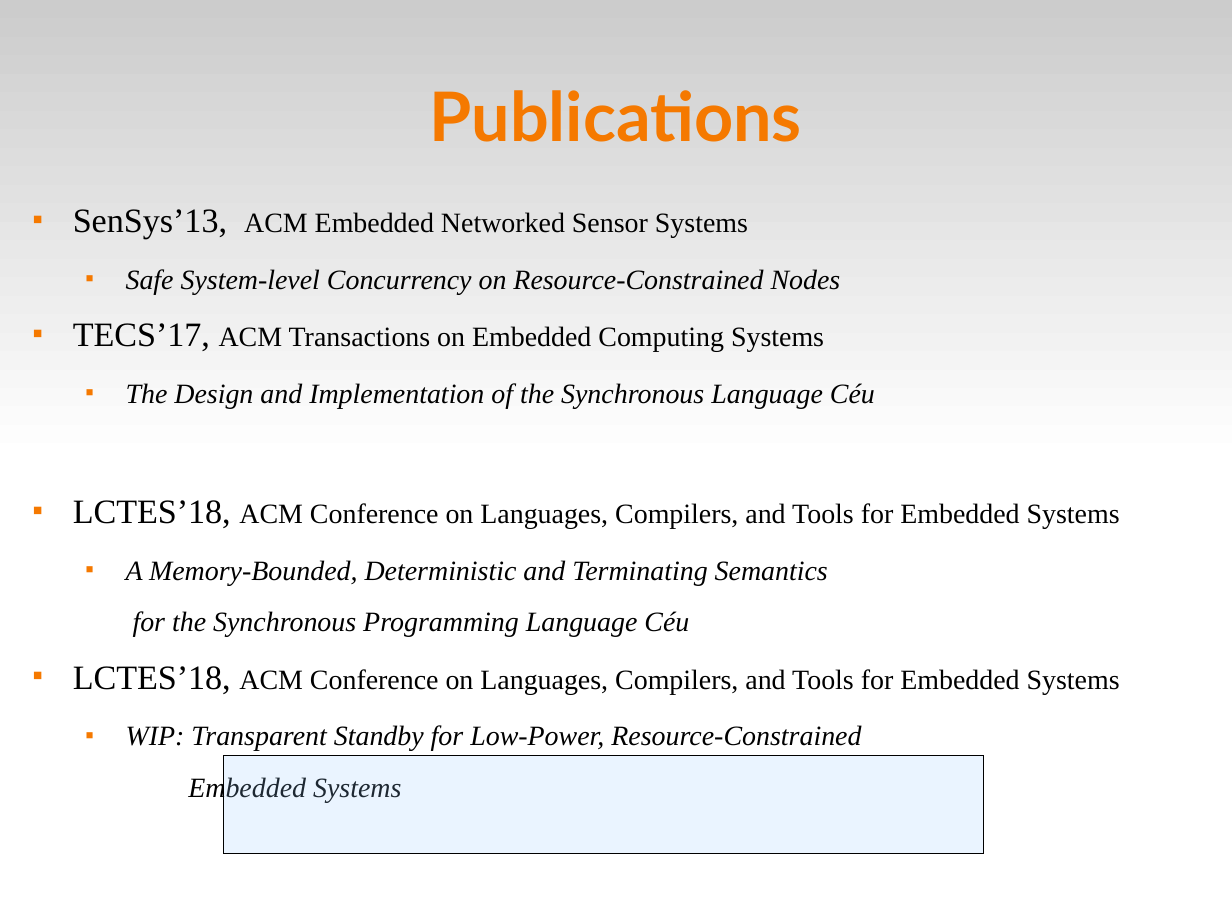
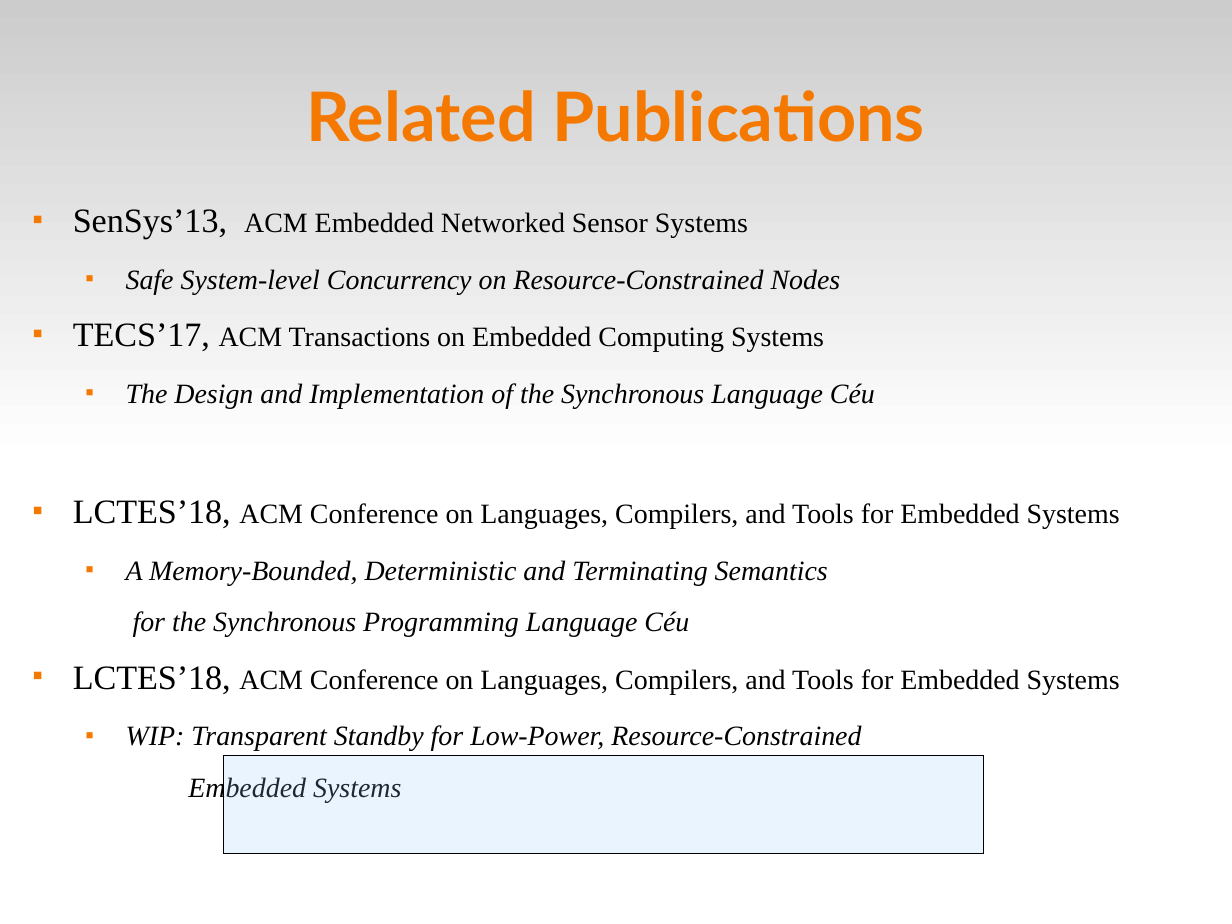
Before and after one commit to fsantanna-uerj/serrapilheira, a slide deck: slide 21 of Apresentacao/ceu-serra-laas.odp. Drawn at 1232x924 pixels with LibreOffice and Linux fonts; fonts in the diff are those of the drawing. Boxes give left, top, right and bottom in pixels: in the first picture for what was removed or moved away, otherwise in the second. Text is boxed around its words. In the diff, an @@ line names an element or a change of style, - is before the commit and + after.

```diff
--- a/Apresentacao/ceu-serra-laas.odp
+++ b/Apresentacao/ceu-serra-laas.odp
@@ title at <box>306,90,924,142</box>: text changed @@
-Publications
+Related Publications
```
Also in this commit, not shown: 4 other slides changed, 1 slide added, 2 other files.
